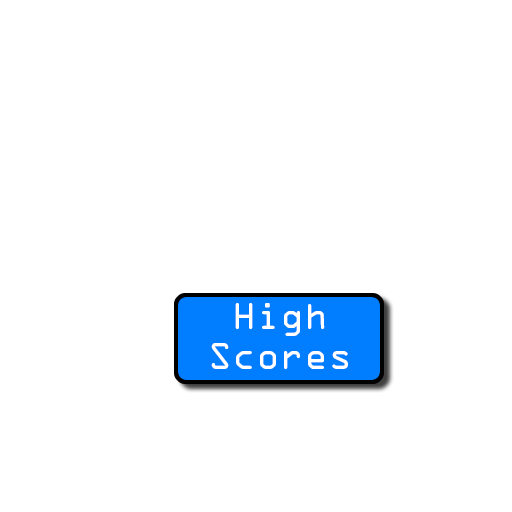
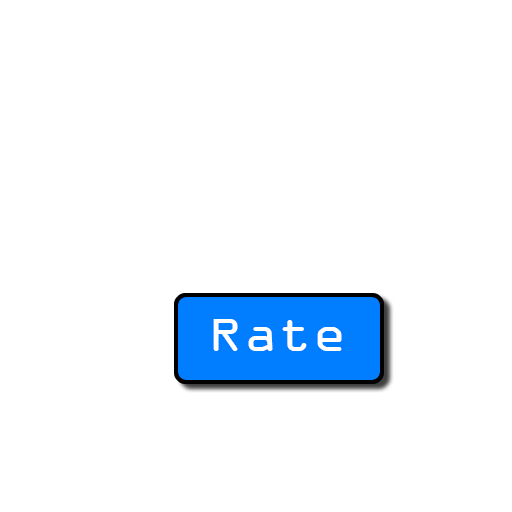
Layered file, before and after one edit (512px x 512px). Changes by layer:
added layer "Rate" above "HighScores" over [213, 319, 342, 351]
painted on "HighScores" over [211, 303, 348, 369]
